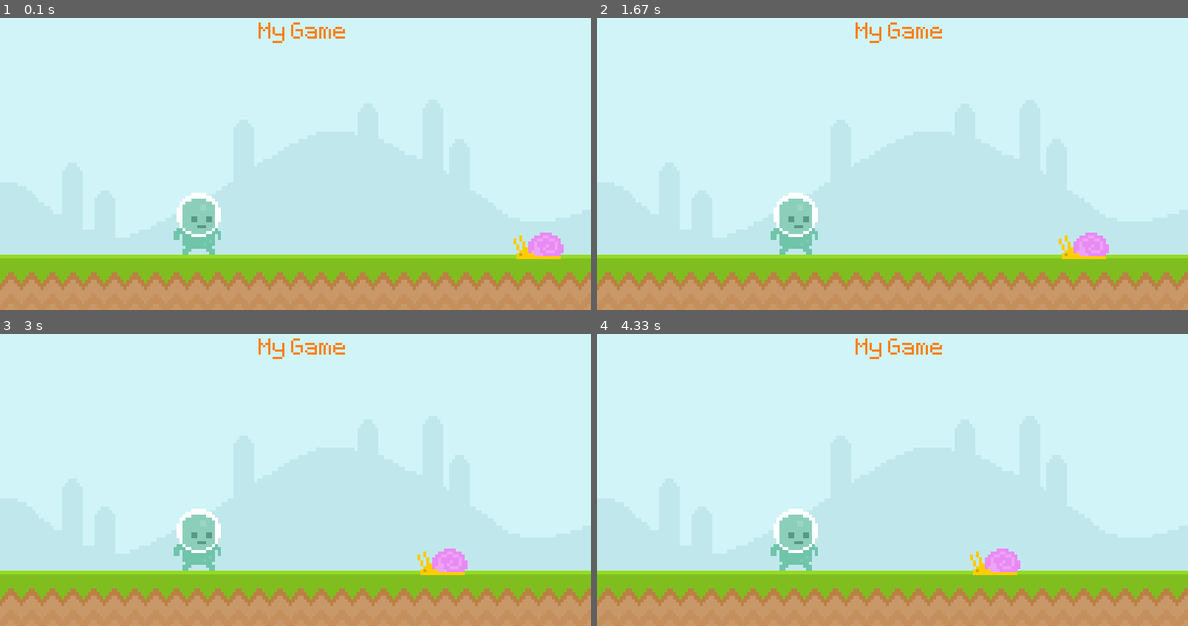
Above: before the commit, frames 1-4 (two rows, left to right).
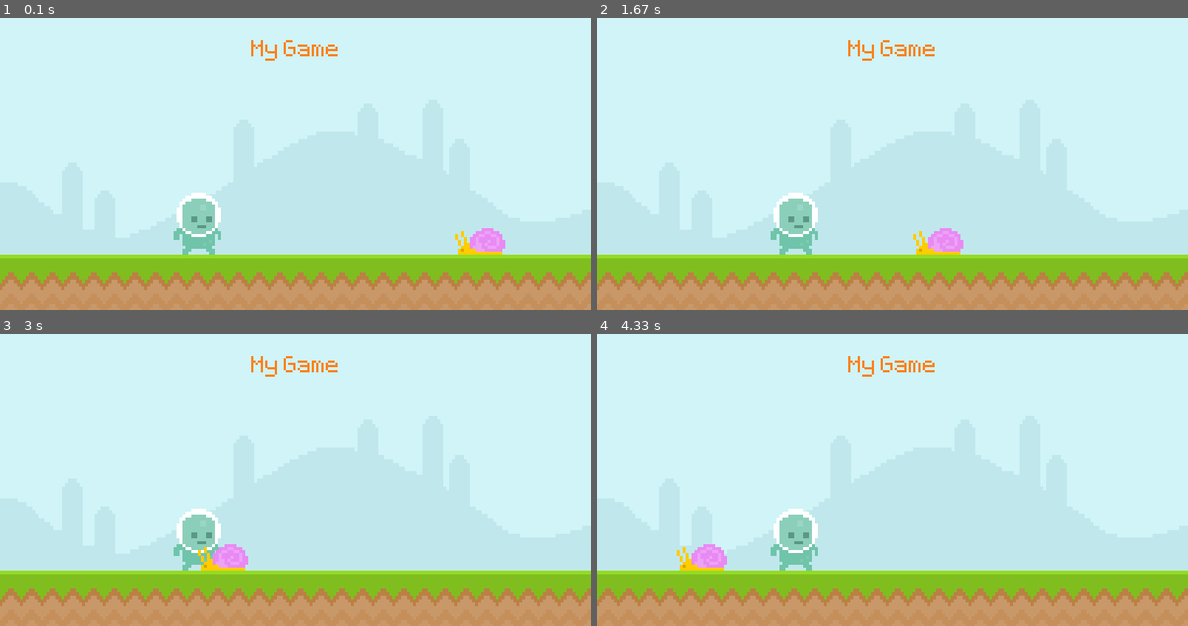
Above: after the commit, the same moments.

Repository: the-nostromo-1/pygame_testing
Game: pygame game, started from pygame_yt_intro_v2.py
The game is run twice, just before and just after one commit, with the same random seed, the same clock (stepped at 60 frames per second) and the same inputs.
Inputs (mouse positions are in pixels of both pictures, inside the frame that each line leads up to):
- Up to frame 1 (0.1 s): no input
- Up to frame 2 (1.67 s): click (792, 222) at 0.38 s
- Up to frame 3 (3 s): no input
- Up to frame 4 (4.33 s): no input

The runs differ from the first frame. In frame 1, 1.7% of the frame differs, in the area x 42-96%, y 1-83%; in frame 2, 1.7%; in frame 3, 1.7%; in frame 4, 1.7%.

Commit message:
update 02/06/23

Diff:
--- a/pygame_yt_intro_v2.py
+++ b/pygame_yt_intro_v2.py
@@ -1,7 +1,7 @@
 #!/usr/bin/env python3
 
 #
-# Restarting Youtube tutorial using provided assets
+# Restarting YouTube tutorial using provided assets
 # David J Tinley
 # 02/01/2023
 #
@@ -18,19 +18,26 @@
 screen = pygame.display.set_mode((SCREEN_WIDTH, SCREEN_HEIGTH))
 clock = pygame.time.Clock()
 
-testFont = pygame.font.Font("/Users/djt/Desktop/pygame_testing/font_assets/Pixeltype.ttf", 50)
-textSurface = testFont.render('My Game', False, (254, 128, 25))
+scoreFont = pygame.font.Font(
+    "/Users/djt/Desktop/pygame_testing/font_assets/Pixeltype.ttf", 50)
+scoreSurface = scoreFont.render('My Game', False, (254, 128, 25))
+scoreRect = scoreSurface.get_rect(center=(SCREEN_WIDTH/2, 50))
 
-background = pygame.image.load("/Users/djt/Desktop/pygame_testing/image_assets/sky.png").convert_alpha()
+background = pygame.image.load(
+    "/Users/djt/Desktop/pygame_testing/image_assets/sky.png").convert_alpha()
 background = pygame.transform.scale(background, (SCREEN_WIDTH, SCREEN_HEIGTH))
 
-grass = pygame.image.load("/Users/djt/Desktop/pygame_testing/image_assets/ground.png")
+grass = pygame.image.load(
+    "/Users/djt/Desktop/pygame_testing/image_assets/ground.png")
 grass = pygame.transform.scale(grass, (SCREEN_WIDTH, 200))
 
-snail = pygame.image.load("/Users/djt/Desktop/pygame_testing/image_assets/snail/snail1.png").convert_alpha()
+snail = pygame.image.load(
+    "/Users/djt/Desktop/pygame_testing/image_assets/snail/snail1.png").convert_alpha()
+snailRect = snail.get_rect(bottomright=(SCREEN_WIDTH - 100, 325))
 snailXPos = 700
 
-player = pygame.image.load("/Users/djt/Desktop/pygame_testing/image_assets/Player/player_walk_1.png").convert_alpha()
+player = pygame.image.load(
+    "/Users/djt/Desktop/pygame_testing/image_assets/Player/player_walk_1.png").convert_alpha()
 playerRect = player.get_rect(midbottom=(SCREEN_WIDTH/3, 325))
 
 while True:
@@ -38,16 +45,35 @@
         if event.type == pygame.QUIT:
             exit()
 
+        # getting mouse position
+        if event.type == pygame.MOUSEMOTION:
+            if playerRect.collidepoint(event.pos):
+                print("collision")
+
     screen.blit(background, (0, 0))
     screen.blit(grass, (0, 325))
-    screen.blit(textSurface, (350, 10))
+    screen.blit(scoreSurface, scoreRect)
 
-    snailXPos -= 0.75
-    if snailXPos < (-50):
-        snailXPos = 700
+    snailRect.x -= 1.75
 
-    screen.blit(snail, (snailXPos, 295))
+    if snailRect.right <= 0:
+        snailRect.left = SCREEN_WIDTH
+
+    # print(playerRect.left)
+
     screen.blit(player, playerRect)
+    screen.blit(snail, snailRect)
+
+    # .colliderect returns '0' or '1': 0 = no collision, 1 = collision
+    # if playerRect.colliderect(snailRect):
+    #     print("collision")
+
+    # using mouse position in game
+    # mousePos = pygame.mouse.get_pos()
+    # checking if mouse position is colliding with the player
+    # if playerRect.collidepoint(mousePos):
+    #     # returns a bool of true or false if lmb, middle button, or rmb is pressed
+    #     print(pygame.mouse.get_pressed())
 
     pygame.display.update()
     clock.tick(FRAME_RATE)
